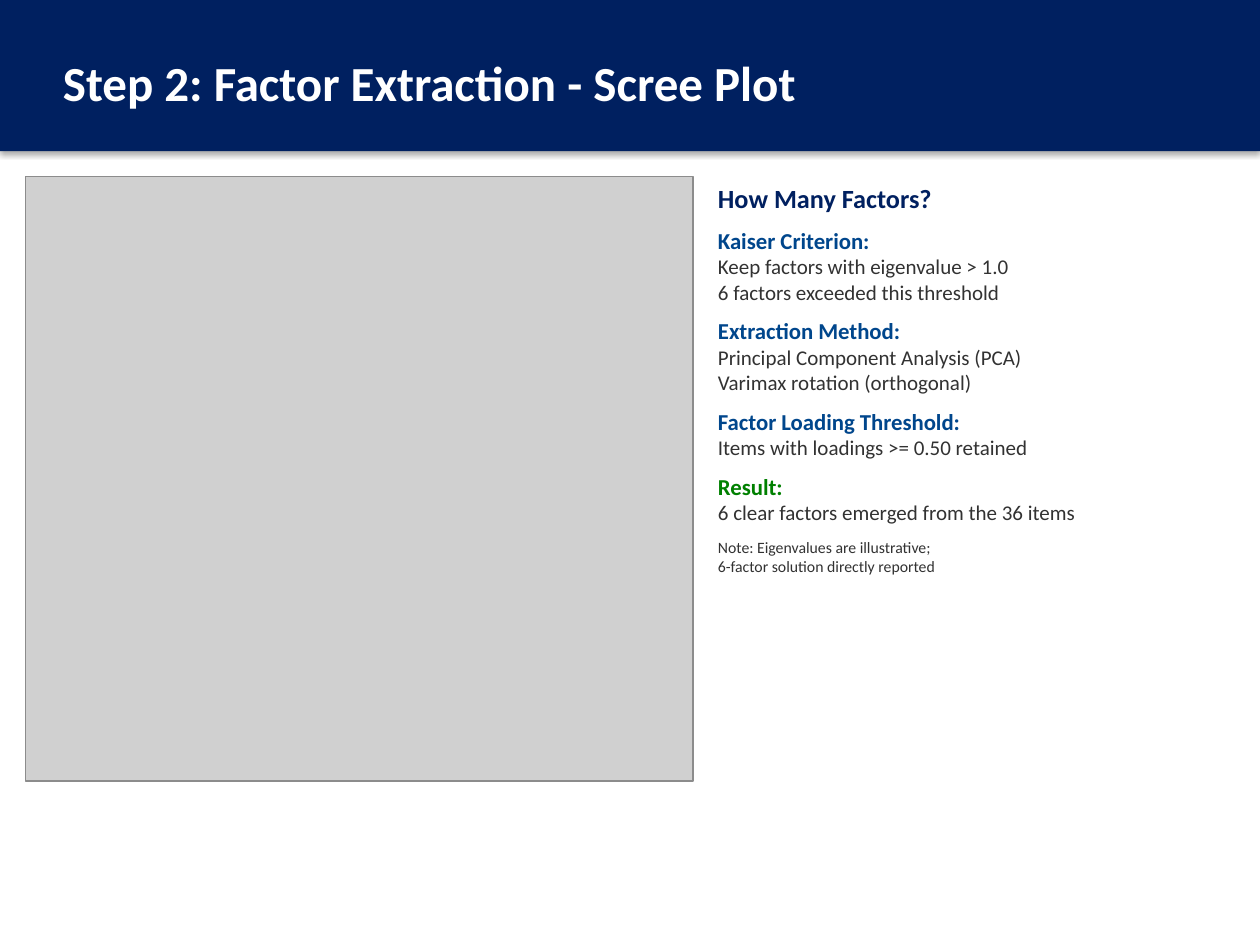
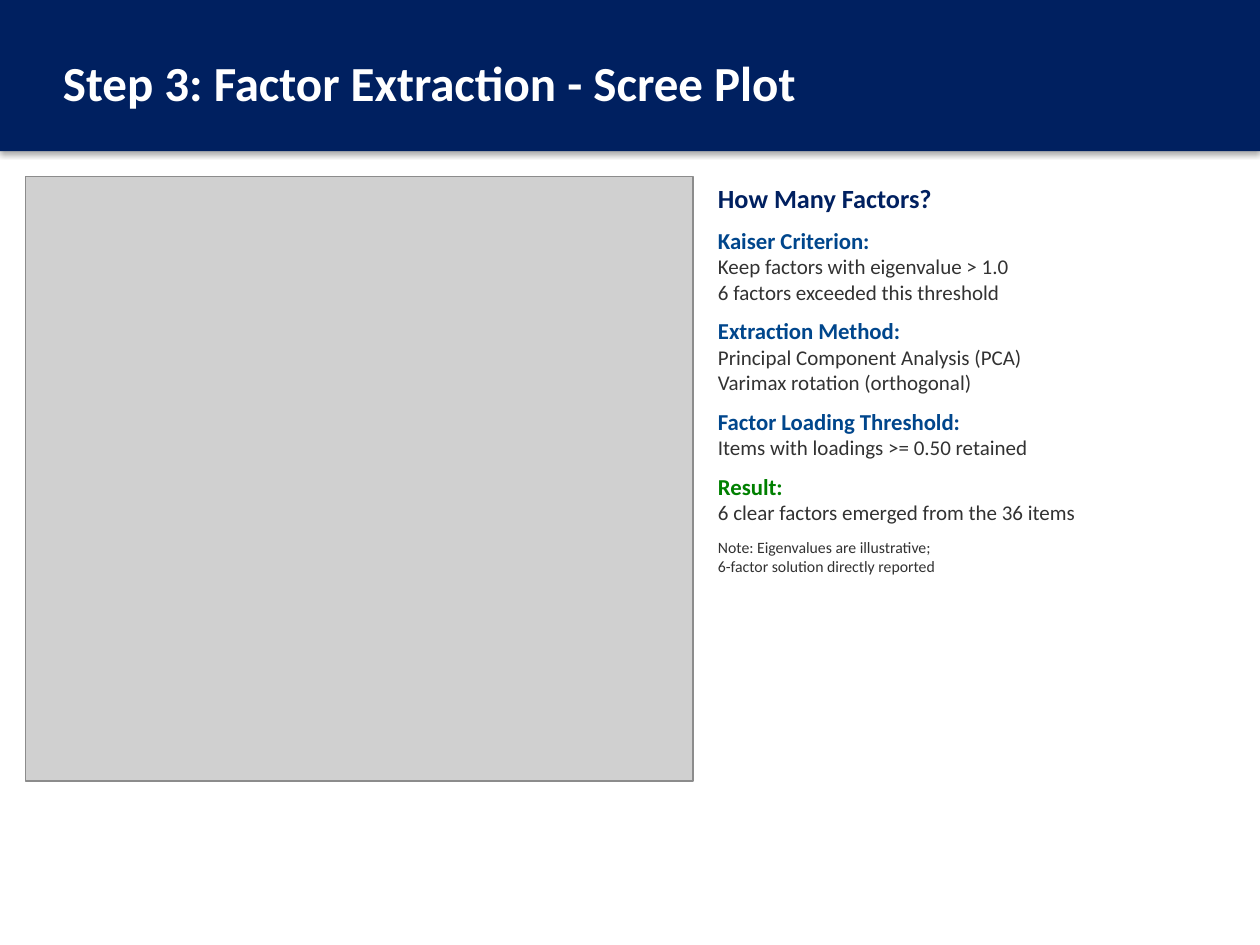
Before and after one commit to thenaivedetective/sp500-stock-performance, a slide deck: slide 12 of Factor_Analysis_JobSatisfaction_Presentation.pptx (slide 11 before the commit). Drawn at 1260x945 pixels with LibreOffice and Linux fonts; fonts in the diff are those of the drawing; grey boxes stand for pictures. Boxes give left, top, right and bottom in pixels: in the first picture for what was removed or moved away, otherwise in the second. Text is boxed around its words. In the diff, an @@ line names an element or a change of style, - is before the commit and + after.

```diff
--- a/Factor_Analysis_JobSatisfaction_Presentation.pptx
+++ b/Factor_Analysis_JobSatisfaction_Presentation.pptx
@@ text in rectangle at <box>63,66,795,109</box>: text changed @@
-Step 2: Factor Extraction - Scree Plot
+Step 3: Factor Extraction - Scree Plot
```
Also in this commit, not shown: 3 other slides changed, 3 slides added, 4 other files.
